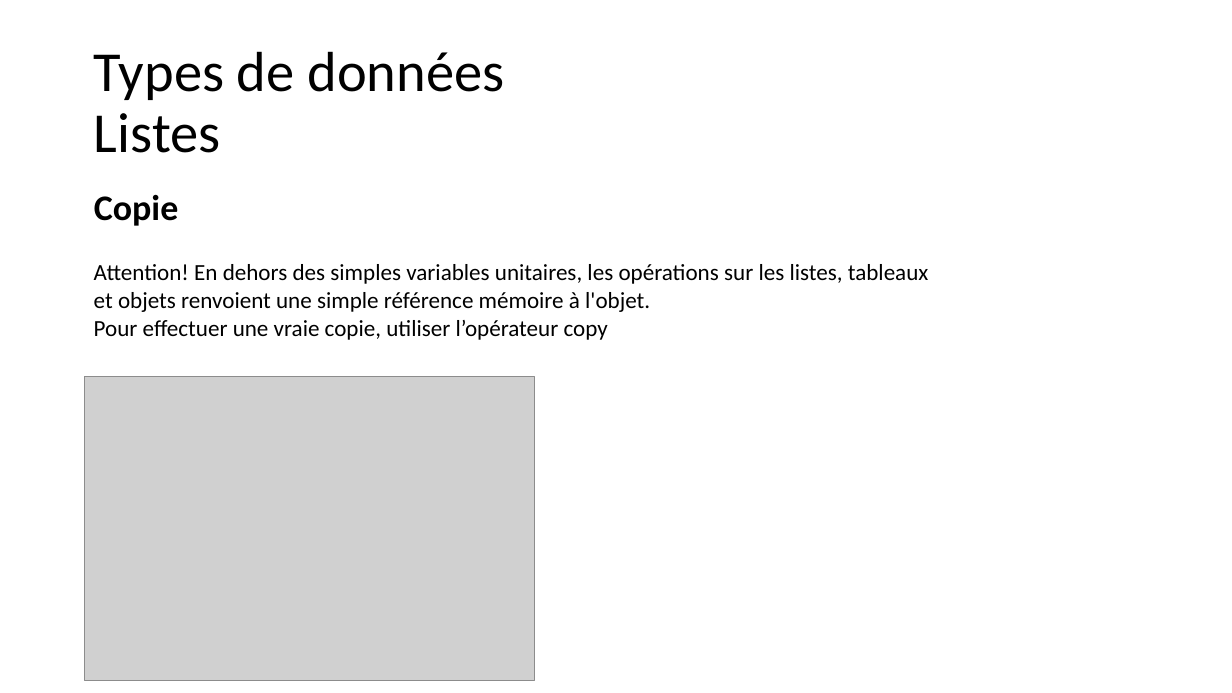
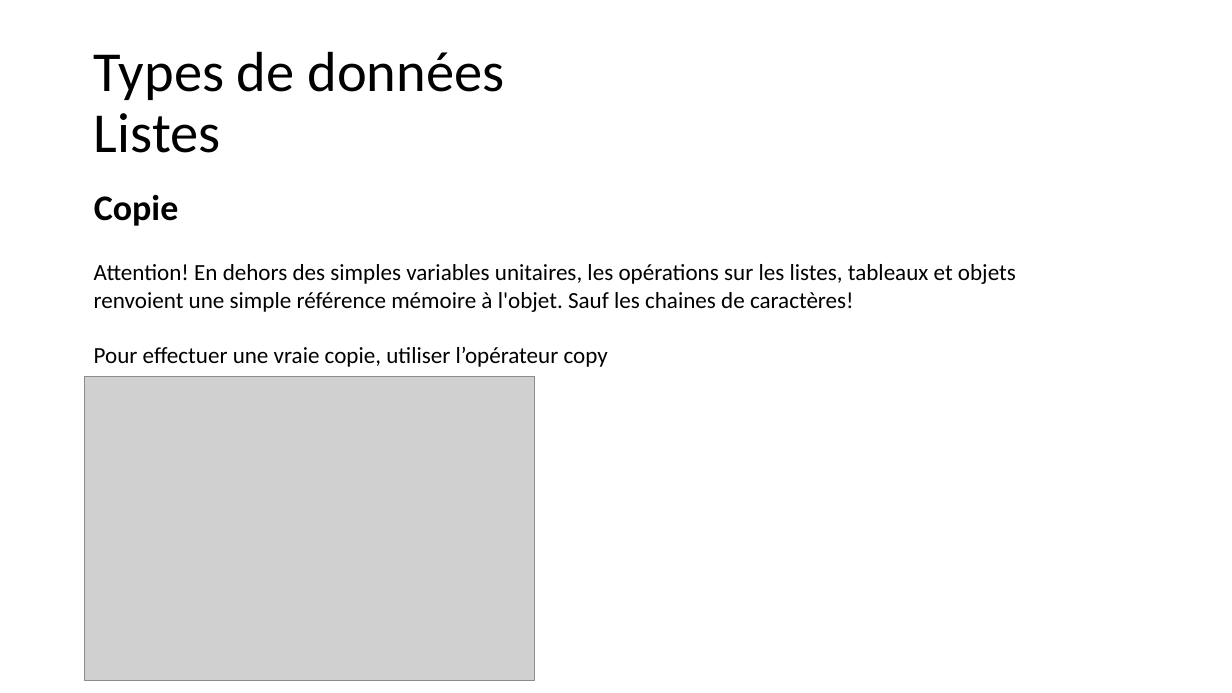
Before and after one commit to aubinthomas/Course, a slide deck: slide 18 of python_debutant/Formation Python débutant.pptx. Drawn at 1232x693 pixels with LibreOffice and Linux fonts; fonts in the diff are those of the drawing; grey boxes stand for pictures. Boxes give left, top, right and bottom in pixels: in the first picture for what was removed or moved away, otherwise in the second. Text is boxed around its words. In the diff, an @@ line names an element or a change of style, - is before the commit and + after.

```diff
--- a/python_debutant/Formation Python débutant.pptx
+++ b/python_debutant/Formation Python débutant.pptx
@@ text at box(94, 264, 1016, 312): text changed @@
-Attention! En dehors des simples variables unitaires, les opérations sur les listes, tableaux et objets renvoient une simple référence mémoire à l'objet.
+Attention! En dehors des simples variables unitaires, les opérations sur les listes, tableaux et objets renvoient une simple référence mémoire à l'objet. Sauf les chaines de caractères!
```
Also in this commit, not shown: 5 other slides changed, 12 slides added, 4 other files.
